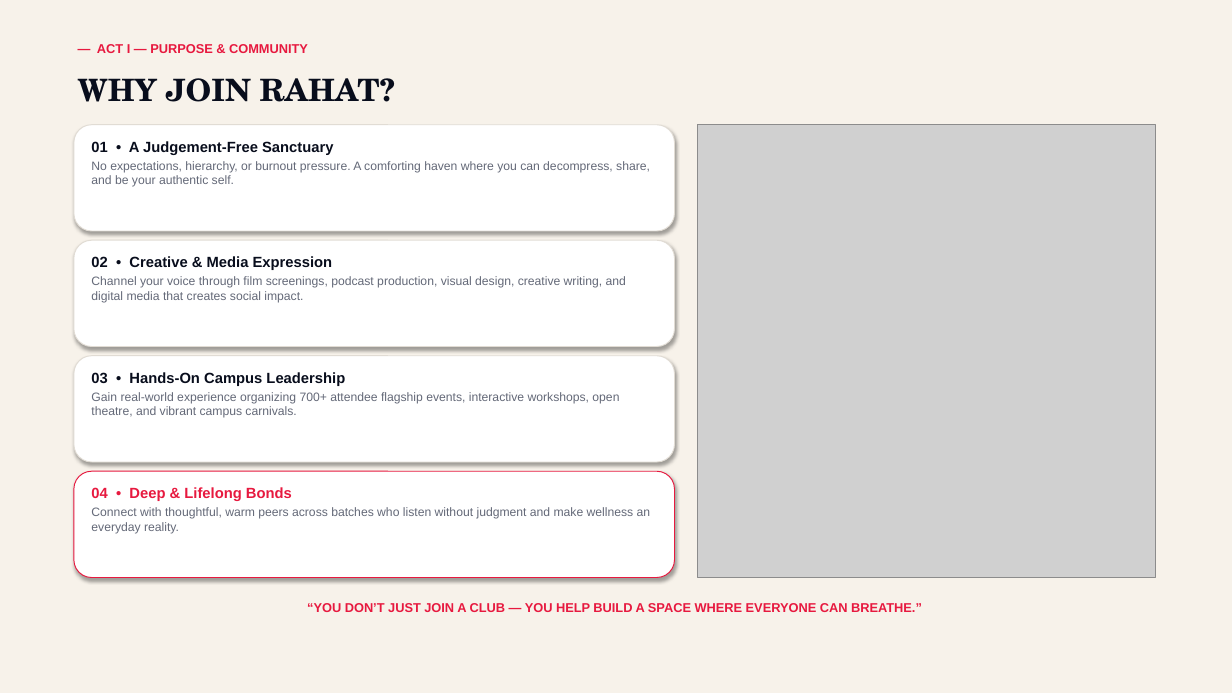
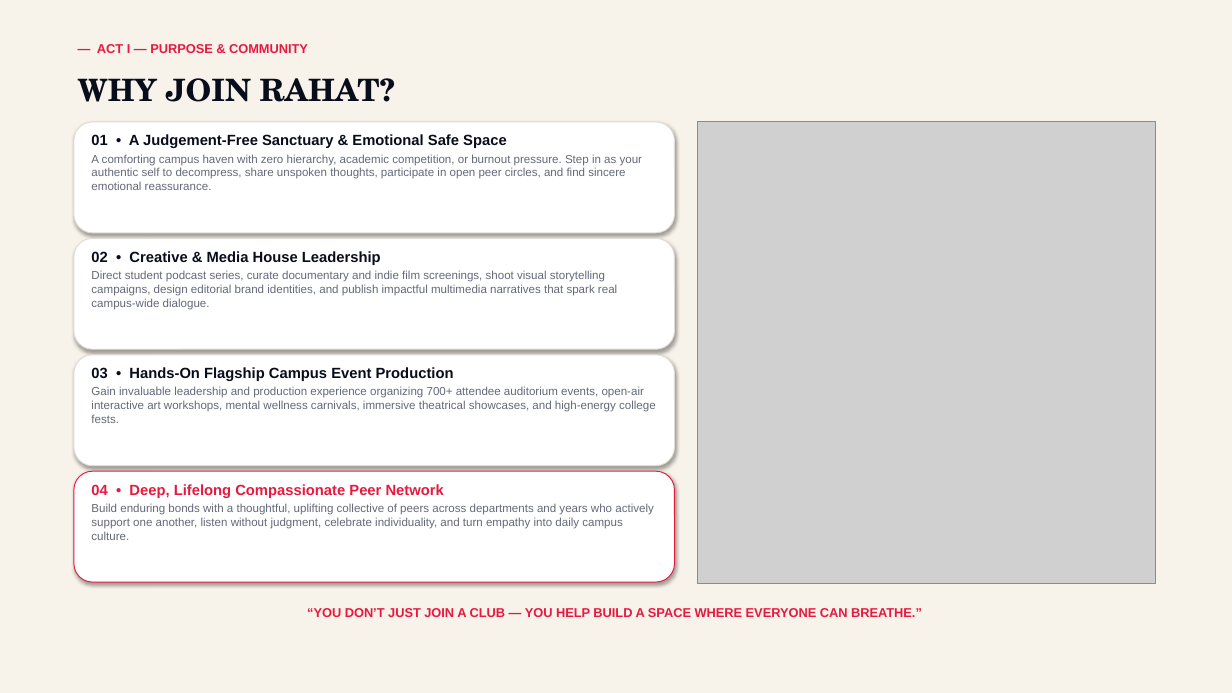
Before and after one commit to PavanAksshay/rahat, a slide deck: slide 3 of RAHAT_Inauguration_Presentation.pptx. Drawn at 1232x693 pixels with LibreOffice and Linux fonts; fonts in the diff are those of the drawing; grey boxes stand for pictures. Boxes give left, top, right and bottom in pixels: in the first picture for what was removed or moved away, otherwise in the second. Text is boxed around its words. In the diff, an @@ line names an element or a change of style, - is before the commit and + after.

Commit message:
Enlarge picture sizes, make QRs and gallery huge, enrich Slide 3 content and typography

```diff
--- a/RAHAT_Inauguration_Presentation.pptx
+++ b/RAHAT_Inauguration_Presentation.pptx
@@ text at box(91, 134, 642, 190): text changed; size 9.5 to 9 pt @@
-01 • A Judgement-Free Sanctuary
-No expectations, hierarchy, or burnout pressure. A comforting haven where you can decompress, share, and be your authentic self.
+01 • A Judgement-Free Sanctuary & Emotional Safe Space
+A comforting campus haven with zero hierarchy, academic competition, or burnout pressure. Step in as your authentic self to decompress, share unspoken thoughts, participate in open peer circles, and find sincere emotional reassurance.
@@ picture: place and size @@
-picture at box(698, 125, 1155, 578)
+picture at box(698, 122, 1155, 584)
@@ text at box(91, 251, 617, 310): text changed; size 9.5 to 9 pt @@
-02 • Creative & Media Expression
-Channel your voice through film screenings, podcast production, visual design, creative writing, and digital media that creates social impact.
+02 • Creative & Media House Leadership
+Direct student podcast series, curate documentary and indie film screenings, shoot visual storytelling campaigns, design editorial brand identities, and publish impactful multimedia narratives that spark real campus-wide dialogue.
@@ rounded rectangle: place and size @@
-rounded rectangle at box(74, 356, 675, 462)
+rounded rectangle at box(74, 355, 675, 466)
@@ text at box(91, 367, 656, 423): text changed; size 9.5 to 9 pt @@
-03 • Hands-On Campus Leadership
-Gain real-world experience organizing 700+ attendee flagship events, interactive workshops, open theatre, and vibrant campus carnivals.
+03 • Hands-On Flagship Campus Event Production
+Gain invaluable leadership and production experience organizing 700+ attendee auditorium events, open-air interactive art workshops, mental wellness carnivals, immersive theatrical showcases, and high-energy college fests.
@@ rounded rectangle: place and size @@
-rounded rectangle at box(74, 471, 675, 578)
+rounded rectangle at box(74, 471, 675, 582)
@@ text at box(91, 484, 654, 540): text changed; size 9.5 to 9 pt @@
-04 • Deep & Lifelong Bonds
-Connect with thoughtful, warm peers across batches who listen without judgment and make wellness an everyday reality.
+04 • Deep, Lifelong Compassionate Peer Network
+Build enduring bonds with a thoughtful, uplifting collective of peers across departments and years who actively support one another, listen without judgment, celebrate individuality, and turn empathy into daily campus culture.
@@ text "“YOU DON’T JUST JOIN A ...": place and size @@
-text "“YOU DON’T JUST JOIN A ..." at box(307, 603, 922, 612)
+text "“YOU DON’T JUST JOIN A ..." at box(307, 608, 922, 617)
```
Also in this commit, not shown: 2 other slides changed, 4 other files.
